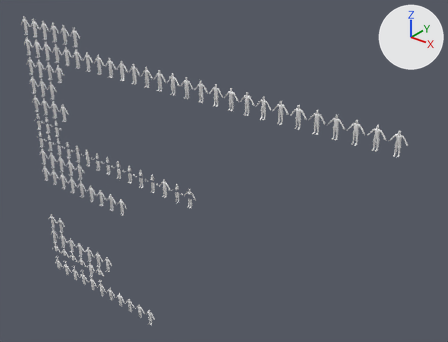
One commit to the Blender file Attires/Attires_ALL.blend: the scene before it, then after it.
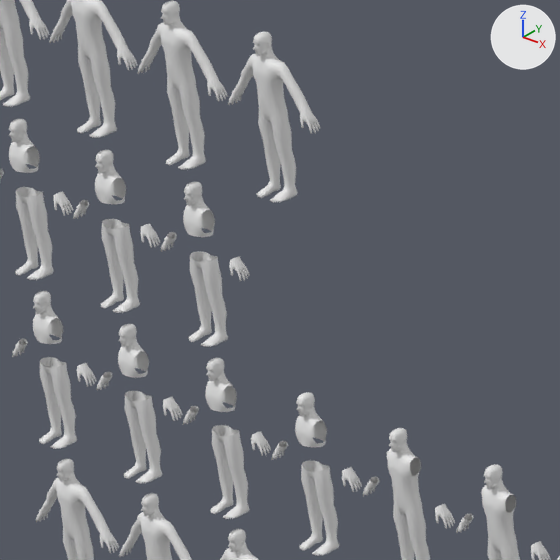
The first picture shows the older version from a camera (50 mm lens) standing at (53.1, -35.3, 42.5) and looking at (22.0, 3.5, 18.4). The close-ups show the older and then the newer version on the part from 8% to 21% of the width and 30% to 47% of the height of that picture. Only the edits that show in the close-ups are written down. The lights are fixed; the arrows at upper right show +X, +Y and +Z.

The first close-up shows 'PlayerModel.002', 'PlayerModel.011', 'PlayerModel.016', 'PlayerModel.017', 'PlayerModel.018', 'PlayerModel.023', 'PlayerModel.027', 'PlayerModel.055', 'PlayerModel.080', 'PlayerModel.087', 'PlayerModel.088', 'PlayerModel.092' and 4 more.
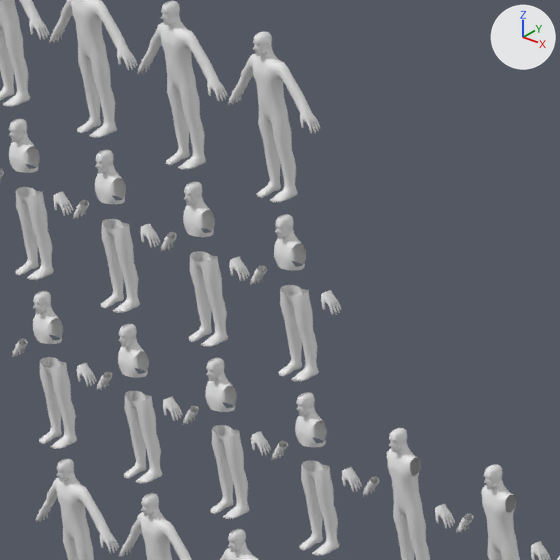
Where the change shows, as pixel boxes (x1, y1, x2, y2) in the close-ups (560 x 560 px):
'PlayerModel.103', added: after (250, 214, 342, 382)

The change, as a diff of the scene's bpy script:
```diff
--- a/Attires/Attires_ALL.blend.py
+++ b/Attires/Attires_ALL.blend.py
@@ ob_playermodel_103 @@
+ob_playermodel_103 = bpy.data.objects.new('PlayerModel.103', me_cube_030)
+ob_playermodel_103.location = (4.5, 0.0, 18.0)
+_m = ob_playermodel_103.modifiers.new('Mirror', 'MIRROR')
+_m.use_clip = True
```
